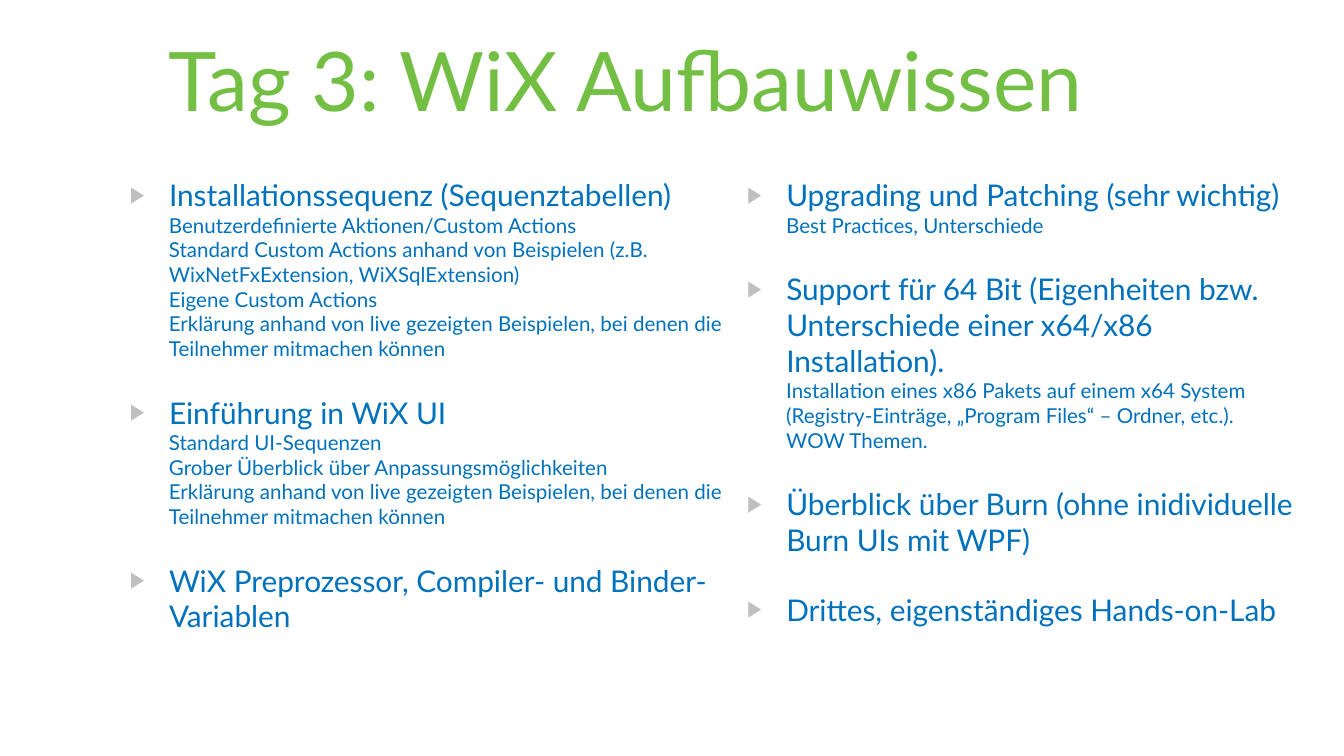
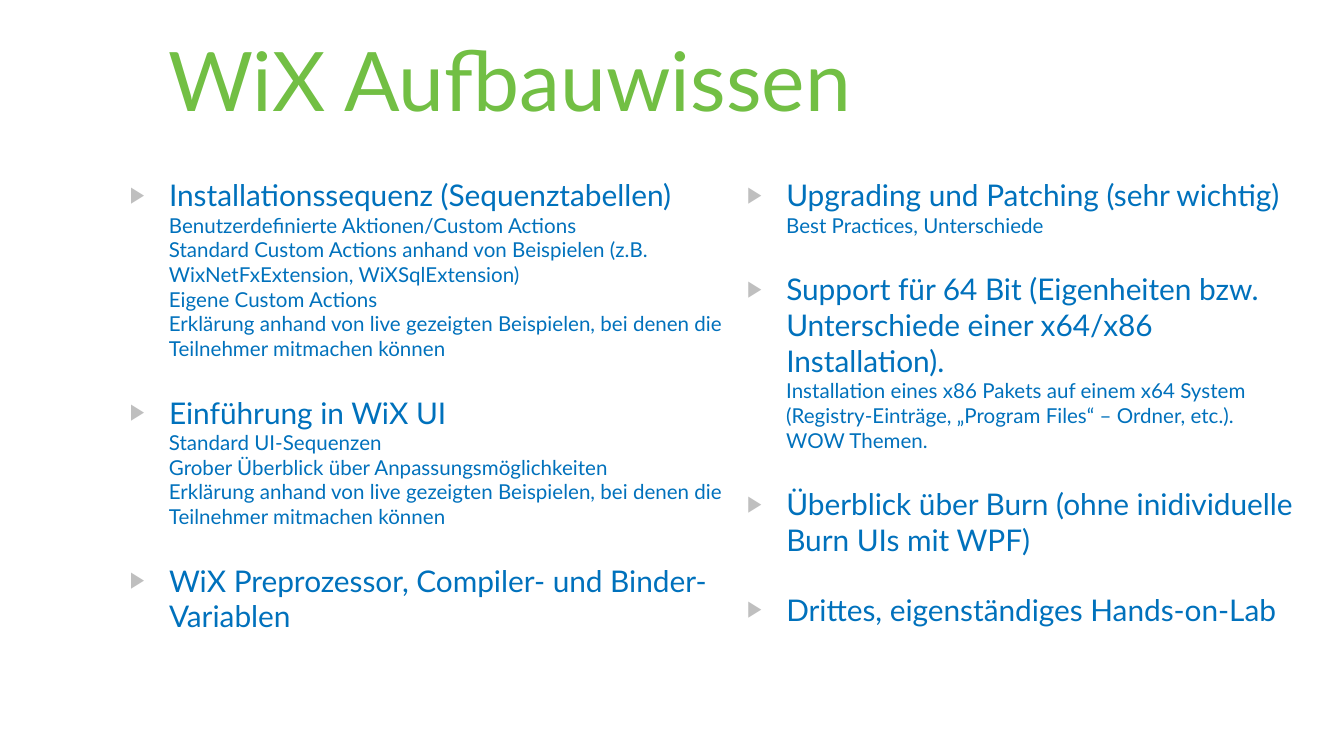
Before and after one commit to rstropek/Samples, a slide deck: slide 5 of WiXSamples/Slides/WiX - Installer Framework.pptx. Drawn at 1344x756 pixels with LibreOffice and Linux fonts; fonts in the diff are those of the drawing. Boxes give left, top, right and bottom in pixels: in the first picture for what was removed or moved away, otherwise in the second. Text is boxed around its words. In the diff, an @@ line names an element or a change of style, - is before the commit and + after.

```diff
--- a/WiXSamples/Slides/WiX - Installer Framework.pptx
+++ b/WiXSamples/Slides/WiX - Installer Framework.pptx
@@ title at (168, 49, 851, 112): text changed @@
-Tag 3: WiX Aufbauwissen
+WiX Aufbauwissen
```
Also in this commit, not shown: 3 other slides changed, 2 slides added.
